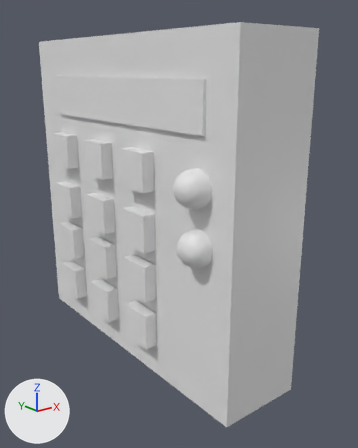
Before and after pictures for a commit that changed the FBX model Assets/Modele_FBX/ZamekDoDrzwi.fbx.
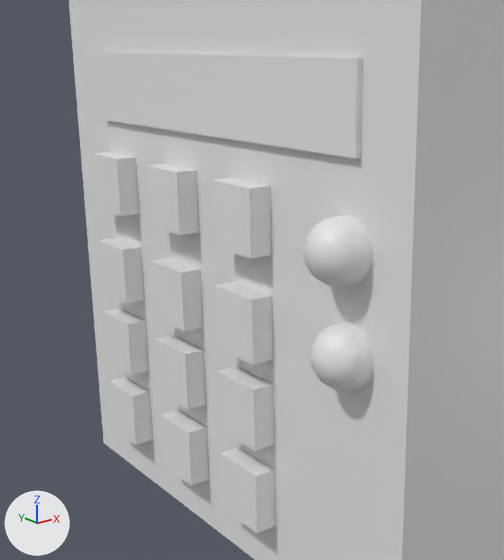
Each version appears first whole from a camera (50 mm lens) standing at (-1.97, -2.56, 0.82) and looking at (-0.06, -0.17, -0.14), and next in a close-up on the part from 0% to 80% of the width and 10% to 81% of the height. The lights are fixed; the arrows at lower left show +X, +Y and +Z. Where no turn or scale is listed for an object, it has been applied to the vertices.

In view in the first close-up: '0', '1', '2', '3', '5', '6', '8', '9', 'Display', 'Mball', 'OK', 'Zamek'.
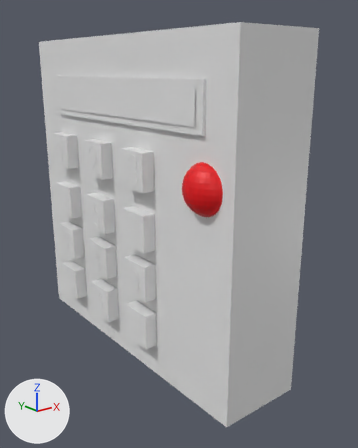
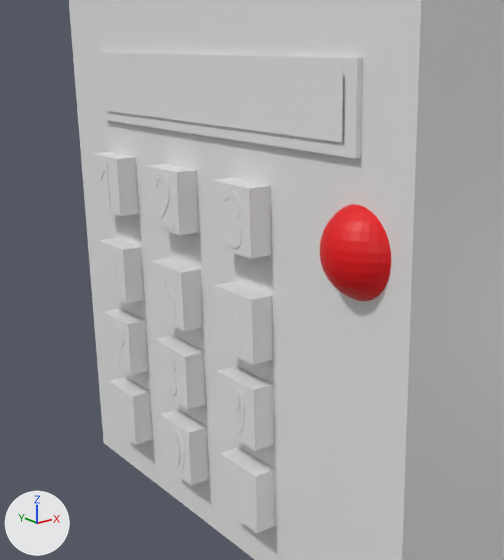
Where the change shows, as pixel boxes [x1, y1, x2, y2] in the close-ups (504 x 560 px):
'Mball', deleted: before [304, 215, 373, 390]
'Sphere', added (red): after [320, 204, 391, 301]
part 1 of me_cube_010, added: after [103, 63, 343, 142]

Edits to the bpy script that builds the scene:
```text
Add mat_material_001:
    mat_material_001 = principled_material('Material.001')
    mat_material_001.base_color = (0.8, 0.0, 0.00297)  # red #e7000a
Change me_cube_010:
    where me_cube_010.from_pydata(...)  # 8 vertices, 5 faces; spans x -0.13..0.13, y -1.39..0.13, z -0.13..0.13
    used by ob_display; location = (-0.288, 0.591, 0.645)
    verts and faces of me_cube_010; kept vertices keep their numbers, new ones are numbered from 8
    me_cube_010 part 1
    add verts[8] = (-0.14, -1.34, -0.09)  # pixel (342, 142)
    add verts[9] = (-0.14, -1.34, 0.09)  # pixel (342, 72)
    add verts[10] = (-0.14, 0.08, -0.09)  # pixel (106, 110)
    add verts[11] = (-0.14, 0.08, 0.09)  # pixel (102, 62)
    add faces += [(8, 9, 11, 10)]
Add me_sphere:
    me_sphere.from_pydata(...)  # a UV sphere (32 segments, 16 rings, poles along z) spanning x -0.144..0.144, y -0.144..0.144, z -0.144..0.144
    me_sphere.materials.append(mat_material_001)  # red #e7000a
Remove ob_mball:
    ob_mball = bpy.data.objects.new('Mball', me_mball)
    ob_mball.location = (-0.338, -0.763, -0.054)
Add ob_sphere:
    ob_sphere = bpy.data.objects.new('Sphere', me_sphere)
    ob_sphere.location = (-0.349, -0.787, 0.253)
```
